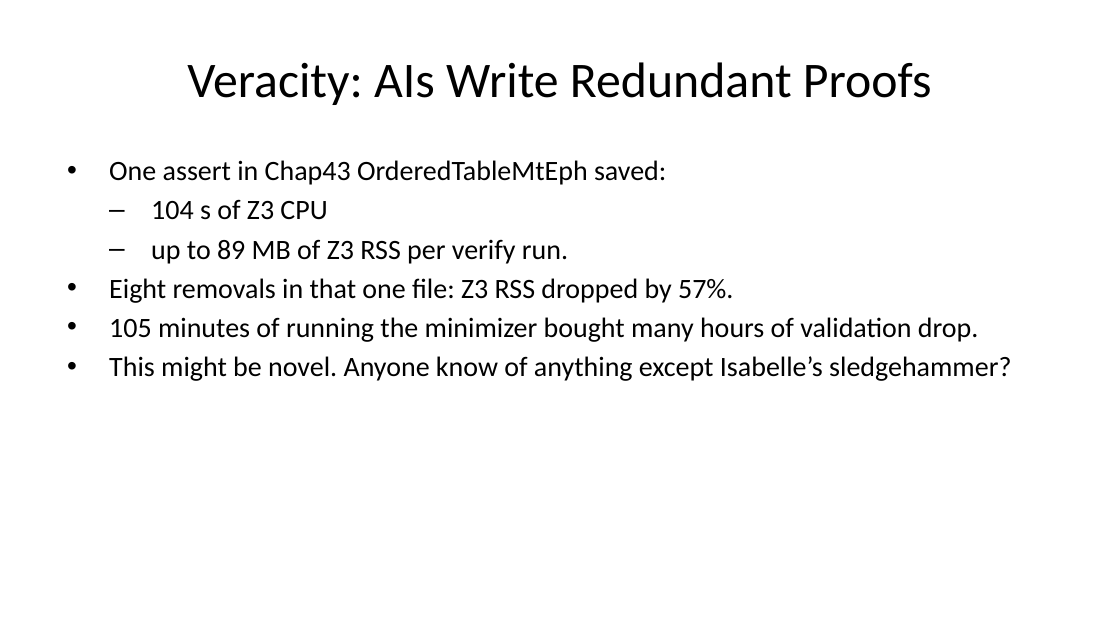
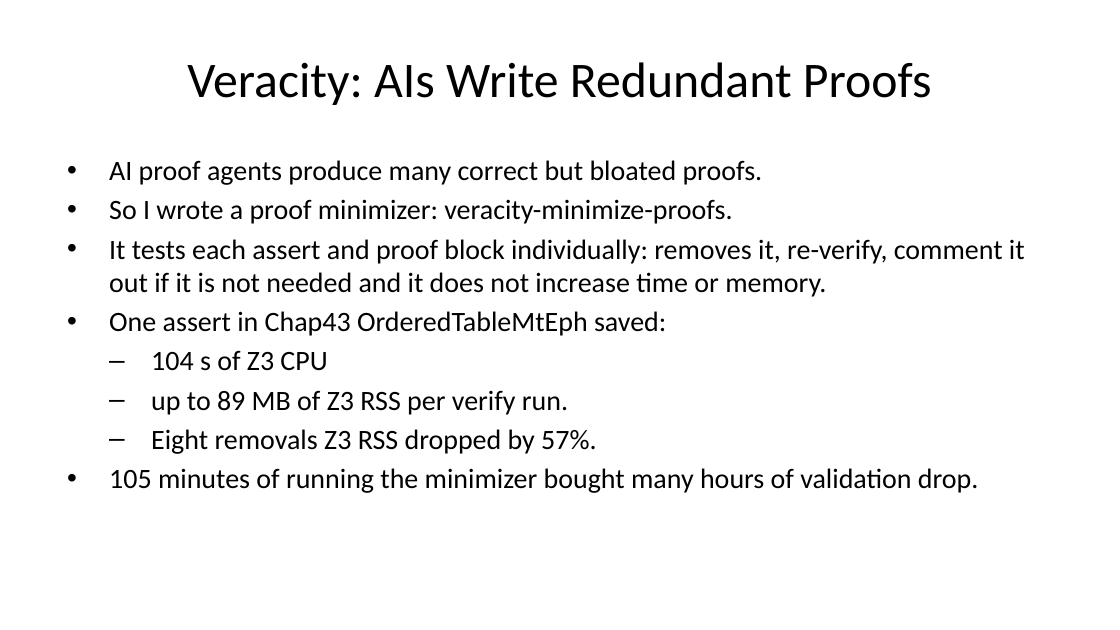
Before and after one commit to briangmilnes/APAS-VERUS, a slide deck: slide 42 of lectures/slidesAWS.pptx (slide 51 before the commit). Drawn at 1120x630 pixels with LibreOffice and Linux fonts; fonts in the diff are those of the drawing. Boxes give left, top, right and bottom in pixels: in the first picture for what was removed or moved away, otherwise in the second. Text is boxed around its words. In the diff, an @@ line names an element or a change of style, - is before the commit and + after.

```diff
--- a/lectures/slidesAWS.pptx
+++ b/lectures/slidesAWS.pptx
@@ text at bbox=[109, 160, 1025, 297]: paragraphs added @@
+• AI proof agents produce many correct but bloated proofs.
+• So I wrote a proof minimizer: veracity-minimize-proofs.
+• It tests each assert and proof block individually: removes it, re-verify, comment it out if it is not needed and it does not increase time or memory.
@@ text at bbox=[109, 356, 1011, 381]: paragraph removed @@
-• This might be novel. Anyone know of anything except Isabelle’s sledgehammer?
@@ text at bbox=[151, 429, 596, 454]: text changed @@
-• Eight removals in that one file: Z3 RSS dropped by 57%.
+  – Eight removals Z3 RSS dropped by 57%.
```
Also in this commit, not shown: 35 other slides changed, 8 slides added, 41 slides removed, 2 other files.
